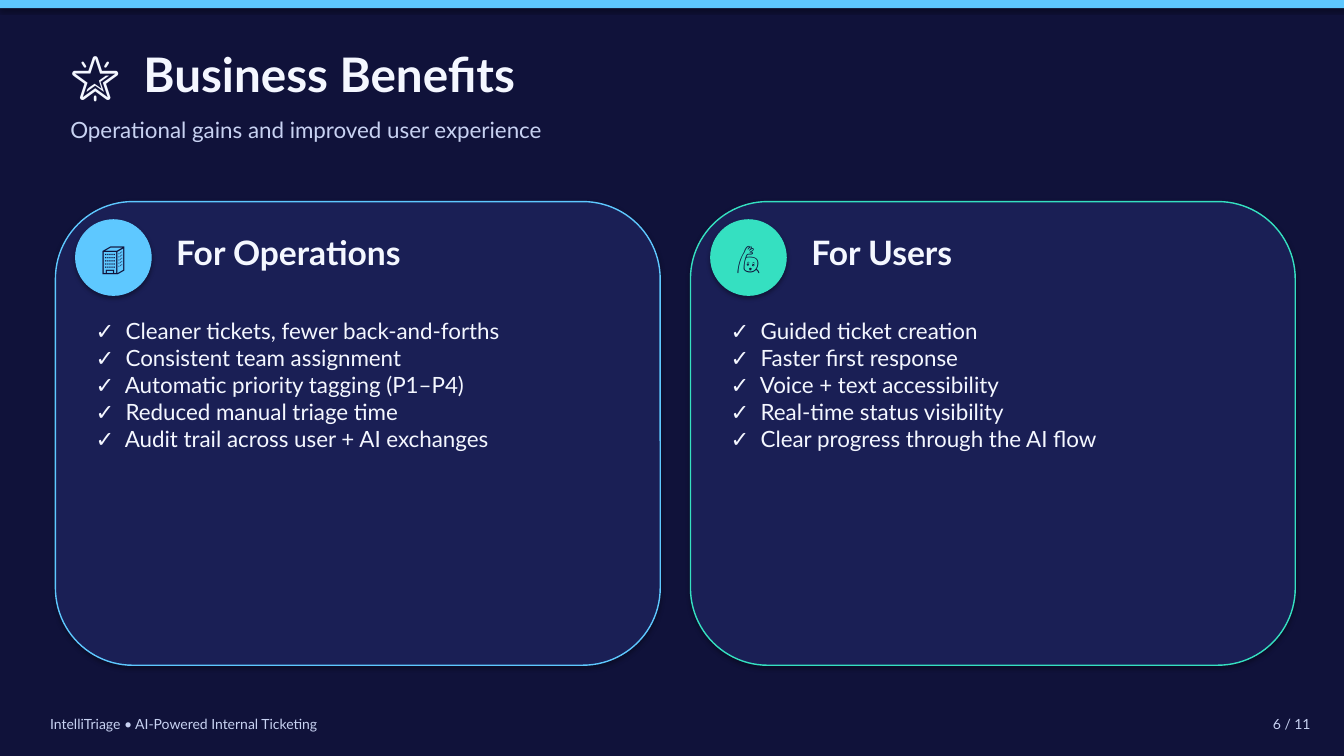
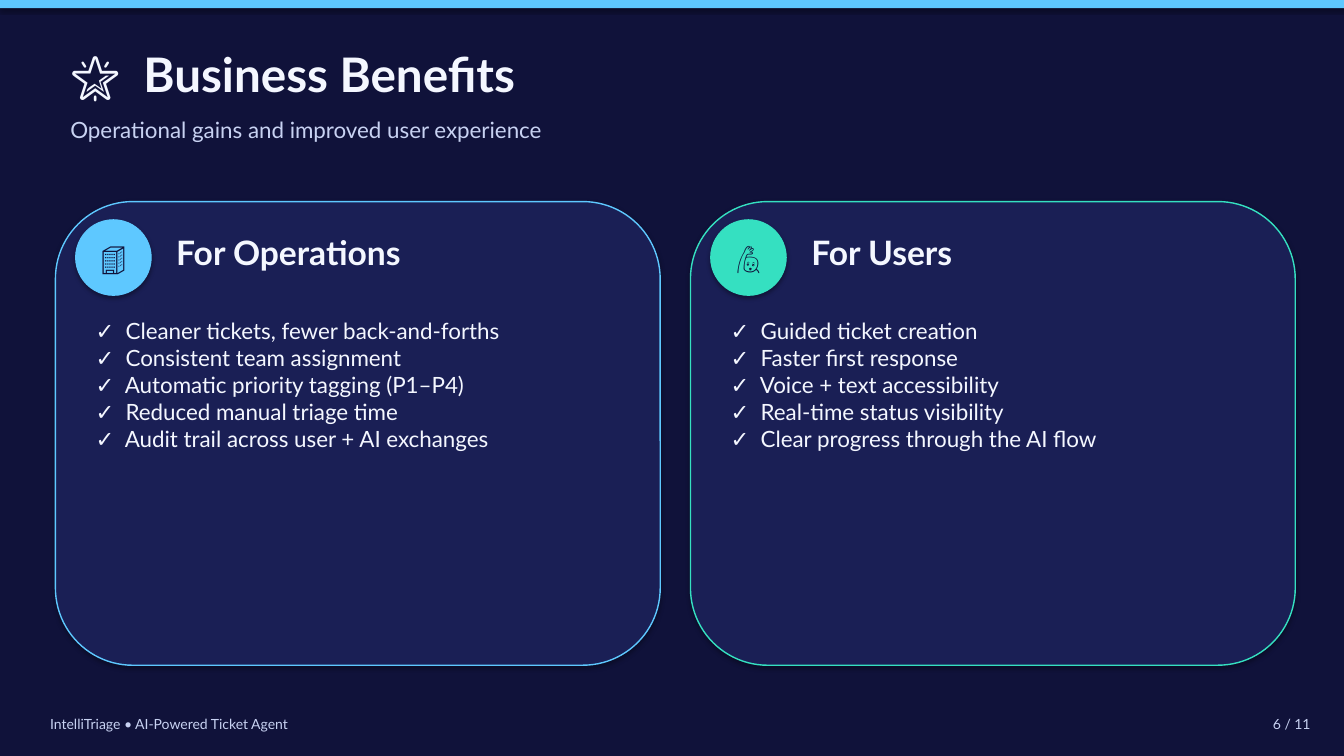
Before and after one commit to thilakmsd66/ai-ticket-agent, a slide deck: slide 6 of AI-Ticket-Agent-Project-Deck.pptx. Drawn at 1344x756 pixels with LibreOffice and Linux fonts; fonts in the diff are those of the drawing; background and template pictures are left out; a plain dark background stands for a picture behind light text. Boxes give left, top, right and bottom in pixels: in the first picture for what was removed or moved away, otherwise in the second. Text is boxed around its words. In the diff, an @@ line names an element or a change of style, - is before the commit and + after.

```diff
--- a/AI-Ticket-Agent-Project-Deck.pptx
+++ b/AI-Ticket-Agent-Project-Deck.pptx
@@ text at <box>50,718,288,732</box>: text changed @@
-IntelliTriage • AI-Powered Internal Ticketing
+IntelliTriage • AI-Powered Ticket Agent
```
Also in this commit, not shown: 10 other slides changed, 35 other files.
